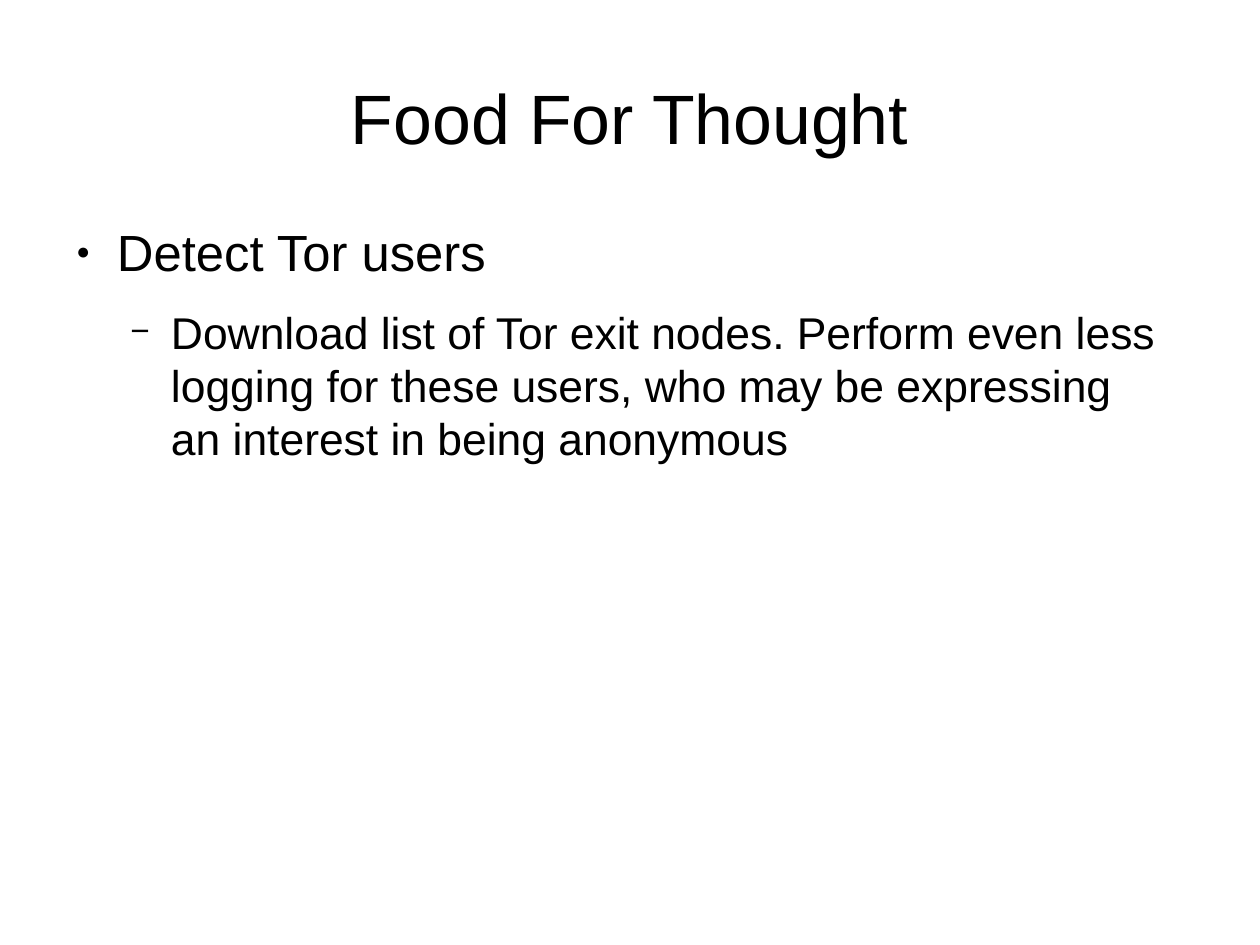
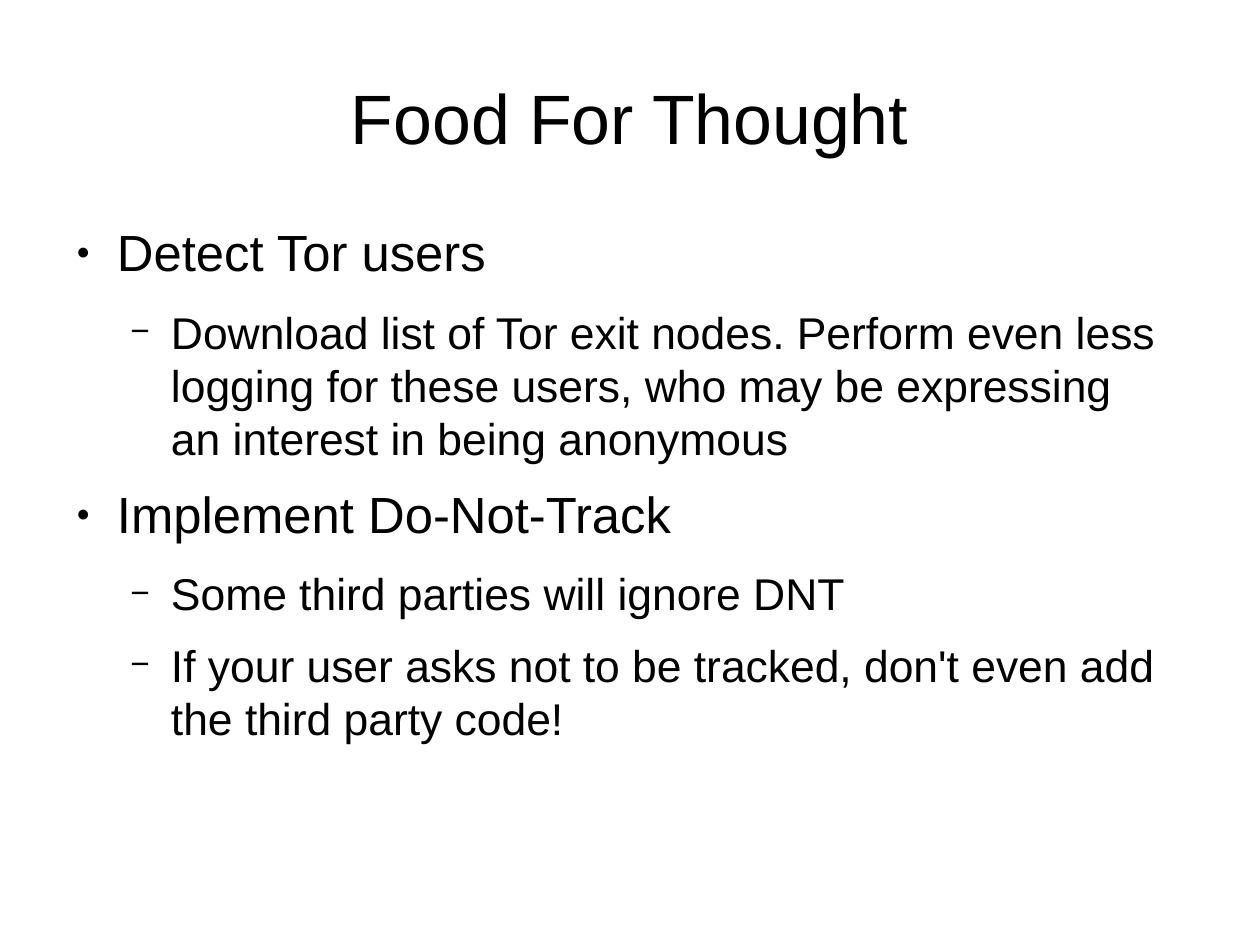
Before and after one commit to bendechrai/preso-security-privacy-anonymity, a slide deck: slide 50 of security-privacy-anonymity.odp (slide 42 before the commit). Drawn at 1260x945 pixels with LibreOffice and Linux fonts; fonts in the diff are those of the drawing; background and template pictures are left out. Boxes give left, top, right and bottom in pixels: in the first picture for what was removed or moved away, otherwise in the second. Text is boxed around its words. In the diff, an @@ line names an element or a change of style, - is before the commit and + after.

Commit message:
more text to screenshot conversion, a few extra bits to the last section

```diff
--- a/security-privacy-anonymity.odp
+++ b/security-privacy-anonymity.odp
@@ text at [117,496,1154,744]: paragraphs added @@
+● Implement Do-Not-Track
+  − Some third parties will ignore DNT
+  − If your user asks not to be tracked, don't even add the third party code!
```
Also in this commit, not shown: 3 other slides changed, 10 slides added, 2 slides removed.
